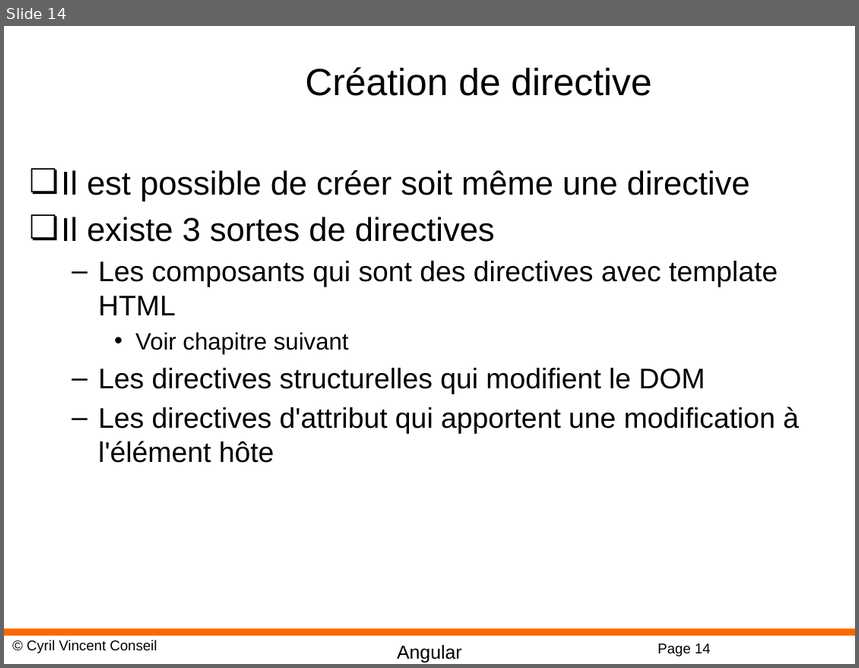
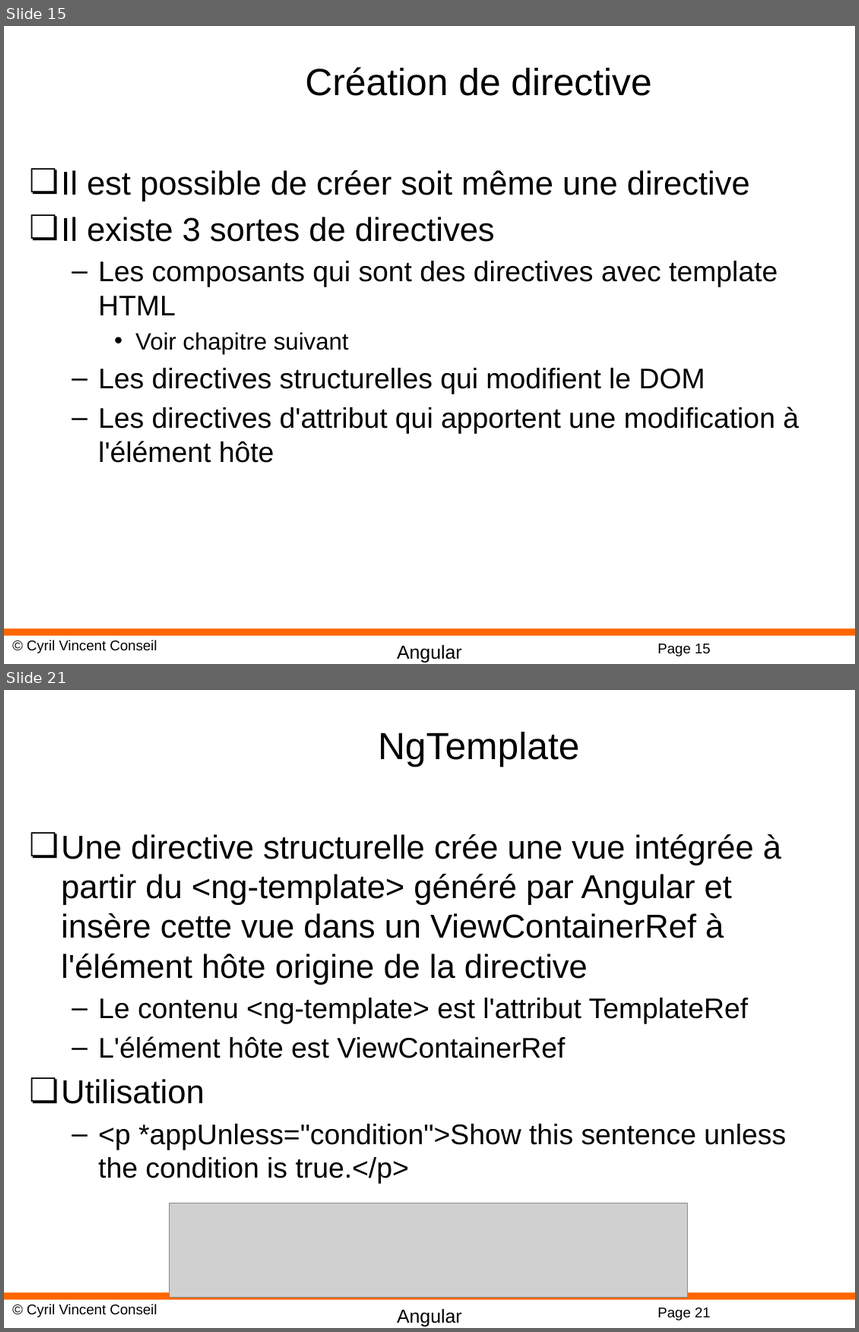
Before and after one commit to cyrilvincent/angular, a slide deck: PPT/Angular09-Directives.pptx. Shown one above the other, each under a label of ours: slide 14 before the commit, slides 15 and 21 after it; the slides between them are not shown. The pictures are 859x668 and 859x1332 pixels, drawn with LibreOffice and Linux fonts; fonts in the diff are those of the drawing; grey boxes stand for pictures; background and template pictures are left out. Boxes give left, top, right and bottom in pixels: in the first picture for what was removed or moved away, otherwise in the second. Text is boxed around its words. In the diff, an @@ line names an element or a change of style, - is before the commit and + after.

```diff
--- a/PPT/Angular09-Directives.pptx
+++ b/PPT/Angular09-Directives.pptx
@@ slide 21 added at (4,690,855,1328), background #FFFFFF; not listed: 4 template elements that a slide beside it also shows @@
@@ title added at (378,732,580,767), 32 pt, text #000000 @@
+NgTemplate
@@ text added at (61,834,786,1184), 28 pt, text #000000 @@
+❏ Une directive structurelle crée une vue intégrée à partir du <ng-template> généré par Angular et insère cette vue dans un ViewContainerRef à l'élément hôte origine de la directive
+  – Le contenu <ng-template> est l'attribut TemplateRef
+  – L'élément hôte est ViewContainerRef
+❏ Utilisation
+  – <p *appUnless="condition">Show this sentence unless the condition is true.</p>
@@ picture added at (170,1203,688,1297) @@
@@ what was slide 14 is now slide 15 @@
@@ page number at (658,644,711,657): text changed @@
-Page 14
+Page 15
```
Also in this commit, not shown: 3 slides changed, 4 other slides added, 22 other files.
